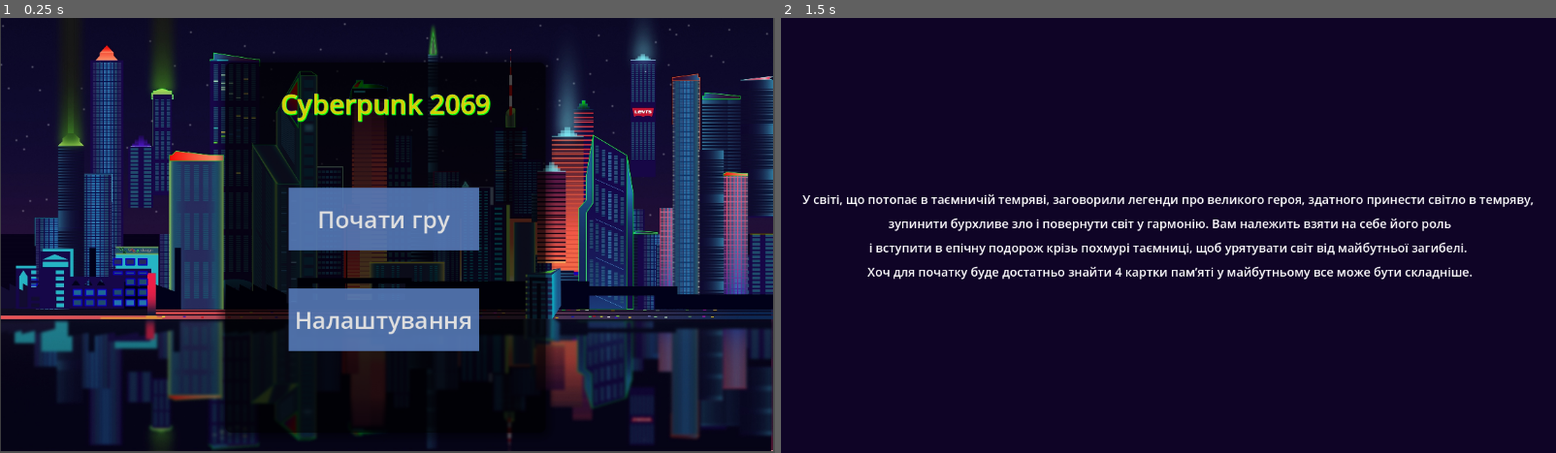
Above: before the commit, frames 1-2 (left to right).
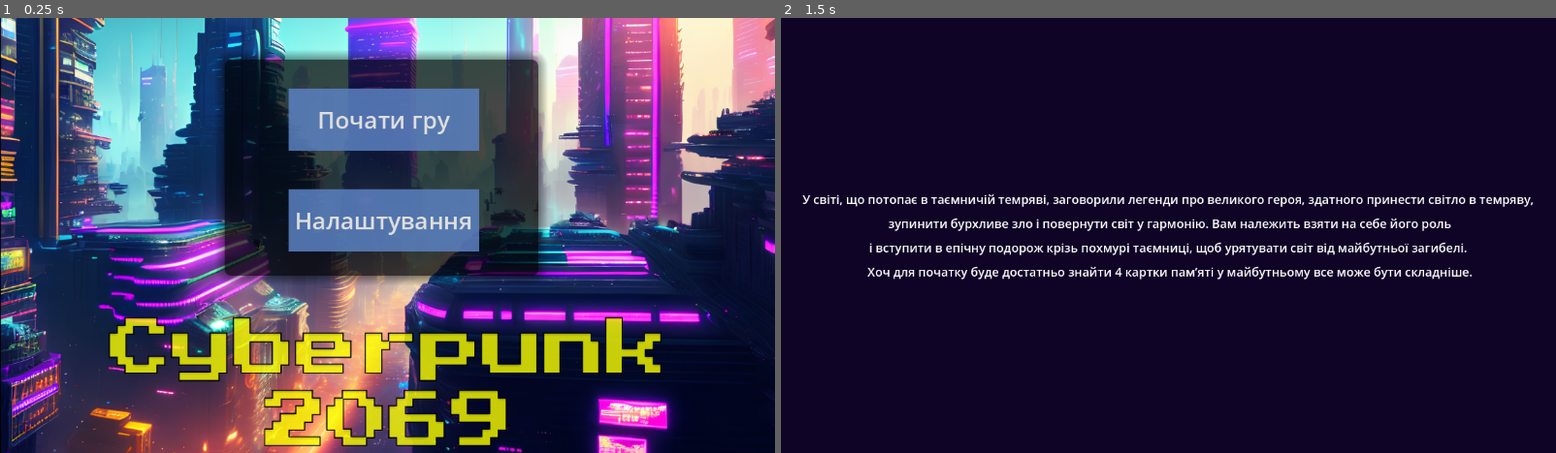
Above: after the commit, the same moments.

Repository: liketaurus/SE-practice-template
Game: Godot game, scene res://Scenes/menu.tscn
Same seed, same stepped clock (60 frames per second), same inputs: the game is played once before the commit and once after it.
Inputs:
- Up to frame 1 (0.25 s): no input
- Up to frame 2 (1.5 s): click "Почати гру" at 0.5 s; tap Enter at 1.25 s; hold D from 1.28 s (still down); hold E from 1.28 s (still down)

The runs differ from the first frame. In frame 1, 82% of the frame differs, in the area x 0-100%, y 0-100%; in frame 2, nothing differs.

Commit message:
Changed main menu bacground

Diff:
--- a/src/Cyberpunk2069/Scenes/menu.tscn
+++ b/src/Cyberpunk2069/Scenes/menu.tscn
@@ -1,6 +1,7 @@
-[gd_scene load_steps=7 format=3 uid="uid://cneu1l0jfnksk"]
+[gd_scene load_steps=8 format=3 uid="uid://cneu1l0jfnksk"]
 
 [ext_resource type="Script" path="res://Scripts/menu.gd" id="1_7wt4u"]
+[ext_resource type="Texture2D" uid="uid://dmm2u4msc43s3" path="res://assets/main_menu.png" id="2_noiki"]
 [ext_resource type="Texture2D" uid="uid://c8ywycbmqvmkv" path="res://Textures/MenuImage.jpg" id="2_oi3x8"]
 
 [sub_resource type="StyleBoxFlat" id="StyleBoxFlat_pkekb"]
@@ -29,27 +30,32 @@
 [node name="Menu" type="Node2D"]
 script = ExtResource("1_7wt4u")
 
+[node name="MainMenu" type="Sprite2D" parent="."]
+position = Vector2(579, 293)
+scale = Vector2(0.760185, 0.760185)
+texture = ExtResource("2_noiki")
+
 [node name="MenuImage" type="Sprite2D" parent="."]
+visible = false
 position = Vector2(575, 322)
 scale = Vector2(0.299106, 0.299106)
 texture = ExtResource("2_oi3x8")
 
 [node name="Label" type="Label" parent="."]
-offset_left = 335.0
-offset_top = 66.0
-offset_right = 811.0
-offset_bottom = 618.0
+offset_left = 334.0
+offset_top = 62.0
+offset_right = 800.0
+offset_bottom = 384.0
 theme_override_font_sizes/font_size = 40
 theme_override_styles/normal = SubResource("StyleBoxFlat_pkekb")
-text = "Cyberpunk 2069"
 label_settings = SubResource("LabelSettings_wvoer")
 horizontal_alignment = 1
 
 [node name="Play" type="Button" parent="."]
 offset_left = 429.0
-offset_top = 253.0
+offset_top = 105.0
 offset_right = 712.0
-offset_bottom = 346.0
+offset_bottom = 198.0
 theme_override_font_sizes/font_size = 35
 theme_override_styles/normal = SubResource("StyleBoxFlat_0qh6s")
 theme_override_styles/hover = SubResource("StyleBoxFlat_3enoh")
@@ -57,9 +63,9 @@
 
 [node name="Settings" type="Button" parent="."]
 offset_left = 429.0
-offset_top = 403.0
+offset_top = 255.0
 offset_right = 712.0
-offset_bottom = 496.0
+offset_bottom = 348.0
 theme_override_font_sizes/font_size = 35
 theme_override_styles/normal = SubResource("StyleBoxFlat_0qh6s")
 theme_override_styles/hover = SubResource("StyleBoxFlat_3enoh")
